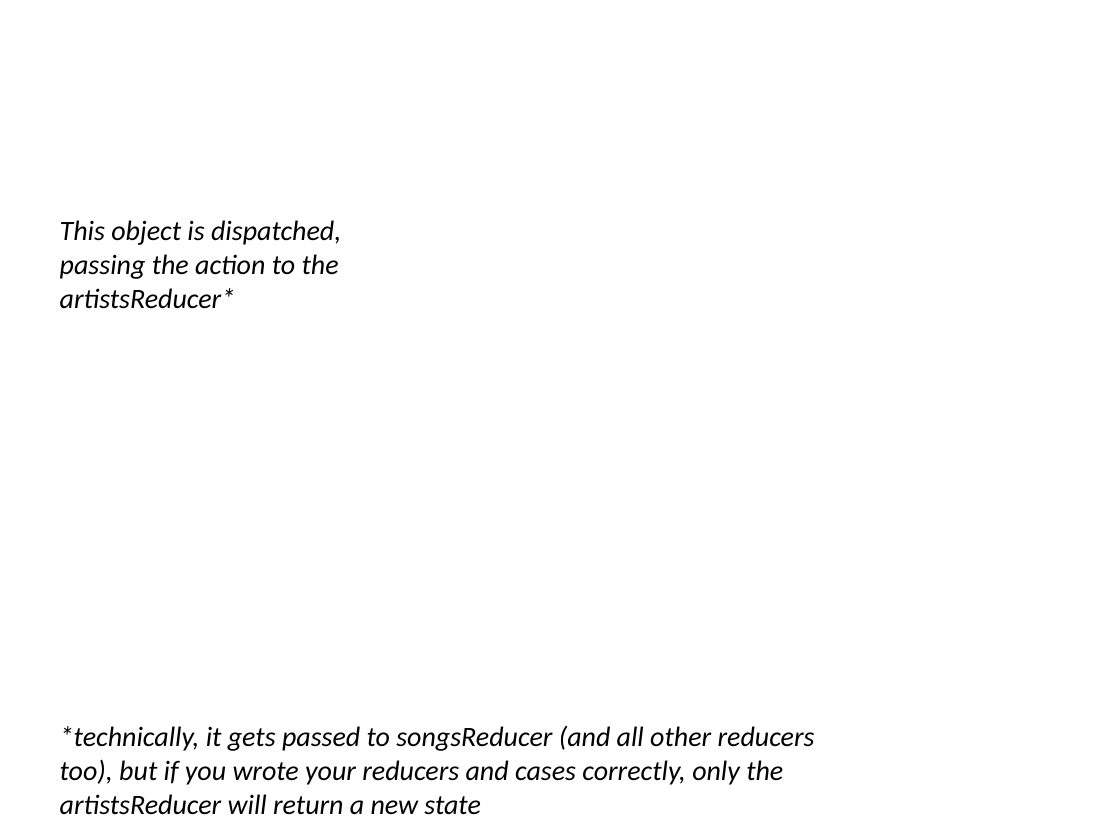
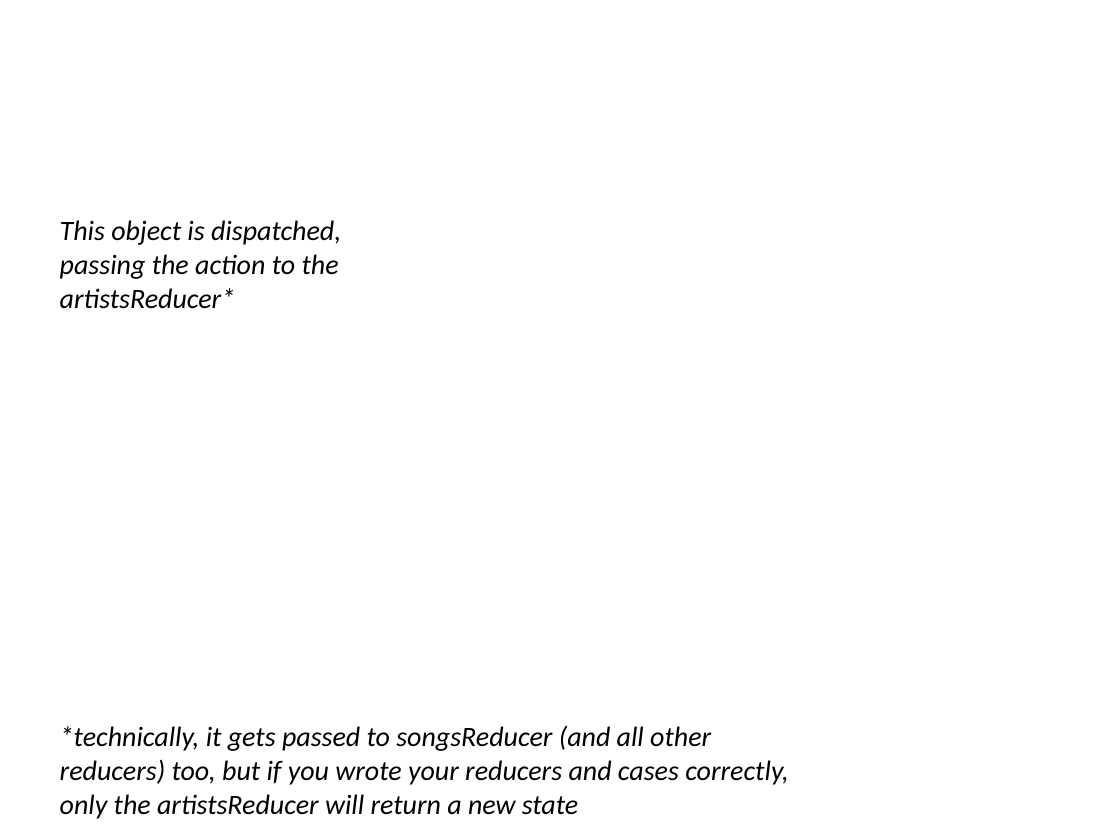
Before and after one commit to Charlesincharge43/playground, a slide deck: slide 36 of react-redux-chart-explanation.pptx. Drawn at 1120x840 pixels with LibreOffice and Linux fonts; fonts in the diff are those of the drawing; background and template pictures are left out. Boxes give left, top, right and bottom in pixels: in the first picture for what was removed or moved away, otherwise in the second. Text is boxed around its words. In the diff, an @@ line names an element or a change of style, - is before the commit and + after.

Commit message:
some grammatical mistakes fixed in the ppt

```diff
--- a/react-redux-chart-explanation.pptx
+++ b/react-redux-chart-explanation.pptx
@@ text at (60,726,789,819): text changed @@
-*technically, it gets passed to songsReducer (and all other reducers too), but if you wrote your reducers and cases correctly, only the artistsReducer will return a new state
+*technically, it gets passed to songsReducer (and all other reducers) too, but if you wrote your reducers and cases correctly, only the artistsReducer will return a new state
```
